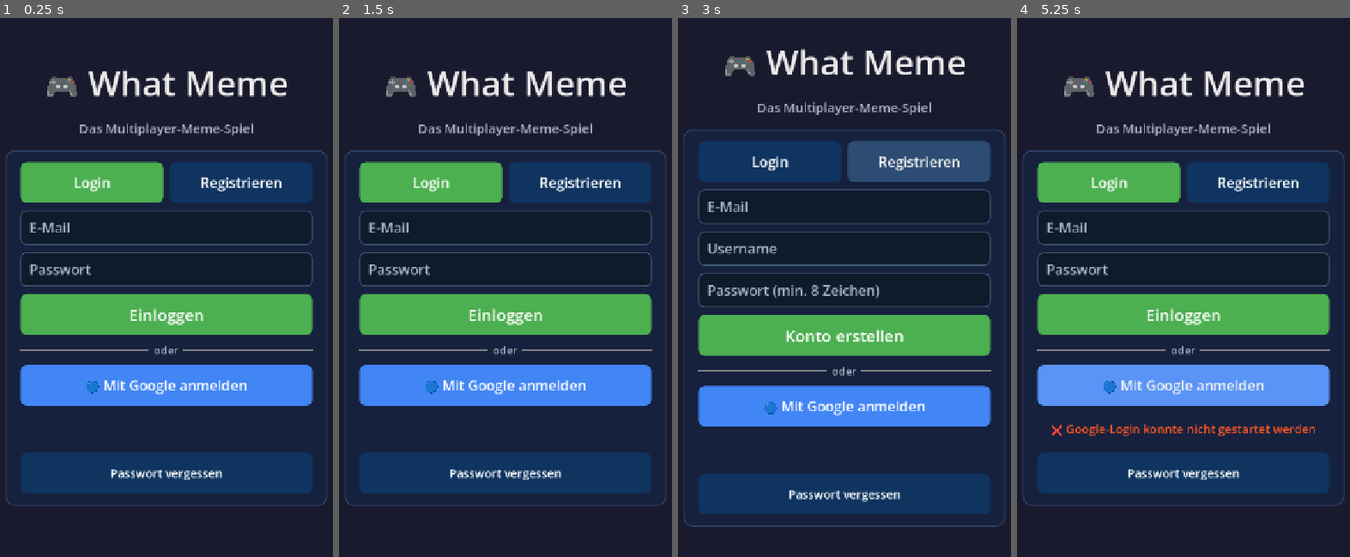
Above: before the commit, frames 1-4 (left to right).
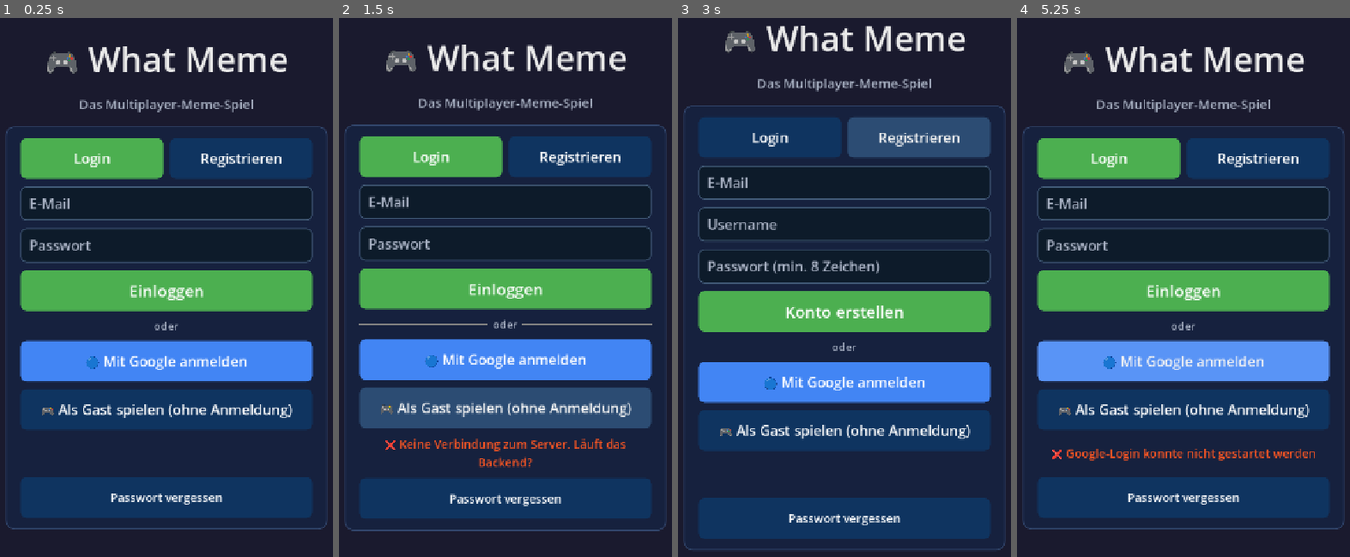
Above: after the commit, the same moments.

Repository: moayerisobhan965-bot/What-doyo-do-meme
Game: Godot game, scene res://scenes/main_menu.tscn
Two runs of this game, one before a commit and one after it. Both use one fixed random seed, a clock stepped at 60 frames per second and the inputs below.
Inputs (mouse positions are in pixels of both pictures, inside the frame that each line leads up to):
- Up to frame 1 (0.25 s): no input
- Up to frame 2 (1.5 s): click "Login" at 0.5 s; click (505, 411) at 1.25 s, where only the run after the commit has a clickable "🎮 Als Gast spielen (ohne Anme…"
- Up to frame 3 (3 s): click (844, 406) at 2 s, where only the run after the commit has a clickable "🎮 Als Gast spielen (ohne Anme…"; click "Registrieren" at 2.75 s
- Up to frame 4 (5.25 s): click "Login" at 3.5 s; click "Einloggen" at 4.25 s; click "🔵 Mit Google anmelden" at 5 s

The runs differ from the first frame. In frame 1, 43% of the frame differs, in the area x 1-99%, y 5-95%; in frame 2, 45%, in the area x 1-99%, y 4-96%; in frame 3, 44%; in frame 4, 43%.

Commit message:
Version 2: Gast-Modus, LAN-Verbindung für Handy, Web-Export, Docker-Netzwerk-Fix

Diff:
--- a/godot-client/project.godot
+++ b/godot-client/project.godot
@@ -27,3 +27,4 @@
 
 renderer/rendering_method="gl_compatibility"
 renderer/rendering_method.mobile="gl_compatibility"
+textures/vram_compression/import_etc2_astc=true
--- a/godot-client/scripts/global.gd
+++ b/godot-client/scripts/global.gd
@@ -8,12 +8,12 @@
 
 # ═══════════════════════════════════════════════════════════════
 # SERVER-KONFIGURATION
+# - Lokaler PC / Handy im gleichen WLAN: http://192.168.178.183:8000
 # - Android Emulator (PC-Server):    http://10.0.2.2:8000
-# - Echte Geräte im gleichen WLAN:   http://<LAN-IP-des-PCs>:8000
 # - Produktion mit Domain:           https://whatmeme.de
 # Kann auch per Umgebungsvariable WM_API_BASE überschrieben werden.
 # ═══════════════════════════════════════════════════════════════
-const DEFAULT_API_BASE := "http://10.0.2.2:8000"
+const DEFAULT_API_BASE := "http://192.168.178.183:8000"
 
 var API_BASE: String
 var WS_BASE: String
--- a/godot-client/scripts/main_menu.gd
+++ b/godot-client/scripts/main_menu.gd
@@ -107,6 +107,11 @@
 	var google_button := UI.button("🔵 Mit Google anmelden", 26, Color("4285F4"))
 	google_button.pressed.connect(_on_google_pressed)
 	box.add_child(google_button)
+
+	# Gast-Modus: ohne Eingaben direkt spielen
+	var guest_button := UI.button("🎮 Als Gast spielen (ohne Anmeldung)", 26, UI.PANEL)
+	guest_button.pressed.connect(_on_guest_pressed)
+	box.add_child(guest_button)
 
 	# Status
 	_status = UI.label("", 22, UI.MUTED, HORIZONTAL_ALIGNMENT_CENTER)
@@ -213,6 +218,24 @@
 	_google.got_tokens.connect(_on_google_tokens)
 	_google.start()
 
+func _on_guest_pressed() -> void:
+	_set_status("Gast-Konto wird erstellt...")
+	_action_button.disabled = true
+	Global.http(HTTPClient.METHOD_POST, "/api/auth/guest", {}, _on_guest_result)
+
+func _on_guest_result(_result: int, code: int, text: String) -> void:
+	_action_button.disabled = false
+	if code == 200:
+		var data = JSON.parse_string(text)
+		if data is Dictionary and data.has("access_token"):
+			Global.set_auth(str(data["access_token"]), data.get("user", {}))
+			_set_status("✅ Willkommen! Du spielst als Gast.", UI.GREEN)
+			_go_home()
+		else:
+			_set_status("Unerwartete Server-Antwort.", UI.RED)
+	else:
+		_set_status(_error_text(code, text), UI.RED)
+
 func _on_google_completed(success: bool, message: String) -> void:
 	if not success:
 		_set_status("❌ " + message, UI.RED)
@@ -260,8 +283,14 @@
 	if code == 200:
 		var data = JSON.parse_string(text)
 		if data is Dictionary:
-			_set_status("✅ Konto erstellt! Wir haben dir einen Code per E-Mail geschickt. Bitte Code eingeben.", UI.GREEN)
-			_show_code_area(false)
+			if data.has("dev_code"):
+				# Dev-Modus (kein E-Mail-Key): Code direkt anzeigen + vorausfüllen
+				_set_status("✅ Konto erstellt! Dev-Code: %s (bereits eingetragen) → Code bestätigen." % str(data["dev_code"]), UI.GREEN)
+				_show_code_area(false)
+				_code.text = str(data["dev_code"])
+			else:
+				_set_status("✅ Konto erstellt! Wir haben dir einen Code per E-Mail geschickt. Bitte Code eingeben.", UI.GREEN)
+				_show_code_area(false)
 		else:
 			_set_status("Unerwartete Server-Antwort.", UI.RED)
 	else:
@@ -298,8 +327,14 @@
 
 func _on_forgot_result(_result: int, code: int, text: String) -> void:
 	if code == 200:
-		_set_status("📧 Reset-Code gesendet! Bitte Code + neues Passwort eingeben.", UI.GREEN)
-		_show_code_area(true)
+		var data = JSON.parse_string(text)
+		if data is Dictionary and data.has("dev_code"):
+			_set_status("📧 Dev-Reset-Code: %s (bereits eingetragen)" % str(data["dev_code"]), UI.GREEN)
+			_show_code_area(true)
+			_code.text = str(data["dev_code"])
+		else:
+			_set_status("📧 Reset-Code gesendet! Bitte Code + neues Passwort eingeben.", UI.GREEN)
+			_show_code_area(true)
 	else:
 		_set_status(_error_text(code, text), UI.RED)
 
Not shown, changed: godot-client/export_presets.cfg
